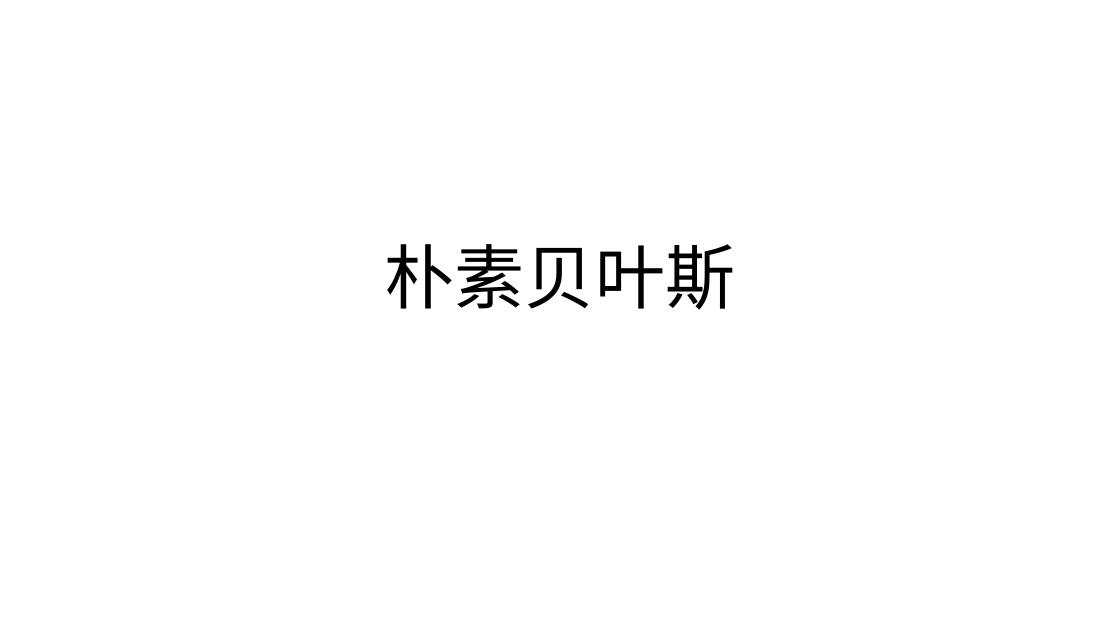
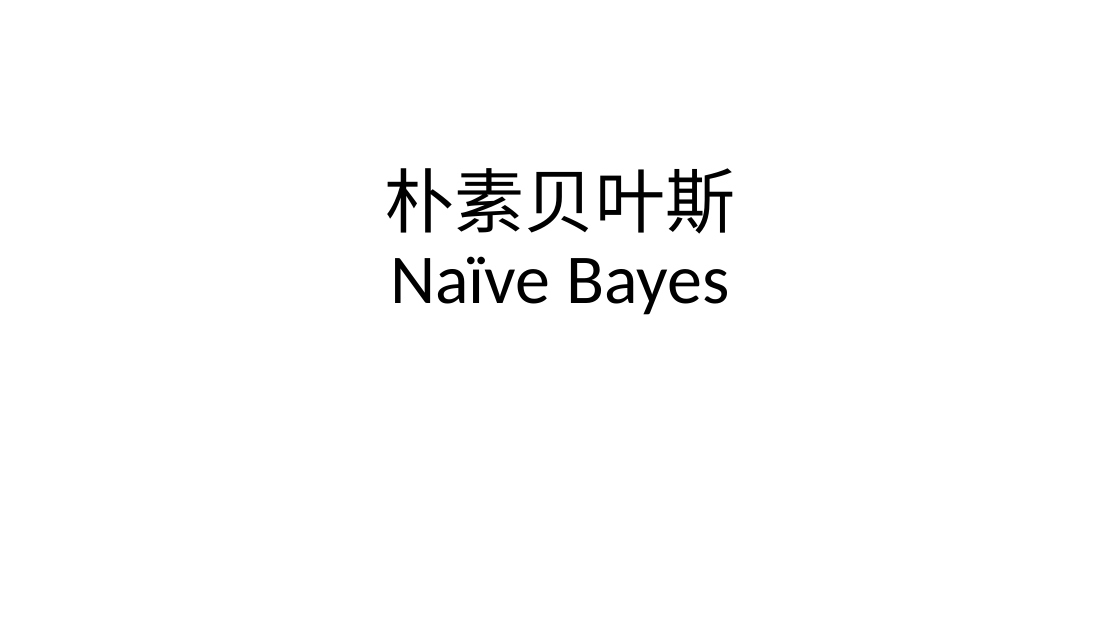
Before and after one commit to niyanchun/AI_Learning, a slide deck: slide 1 of NaiveBayes/NaiveBayes.pptx. Drawn at 1120x630 pixels with LibreOffice and Linux fonts; fonts in the diff are those of the drawing. Boxes give left, top, right and bottom in pixels: in the first picture for what was removed or moved away, otherwise in the second. Text is boxed around its words. In the diff, an @@ line names an element or a change of style, - is before the commit and + after.

Commit message:
增加一些文档。

```diff
--- a/NaiveBayes/NaiveBayes.pptx
+++ b/NaiveBayes/NaiveBayes.pptx
@@ title at <box>385,168,735,315</box>: text changed @@
-朴素贝叶斯
+朴素贝叶斯
+Naïve Bayes
```
